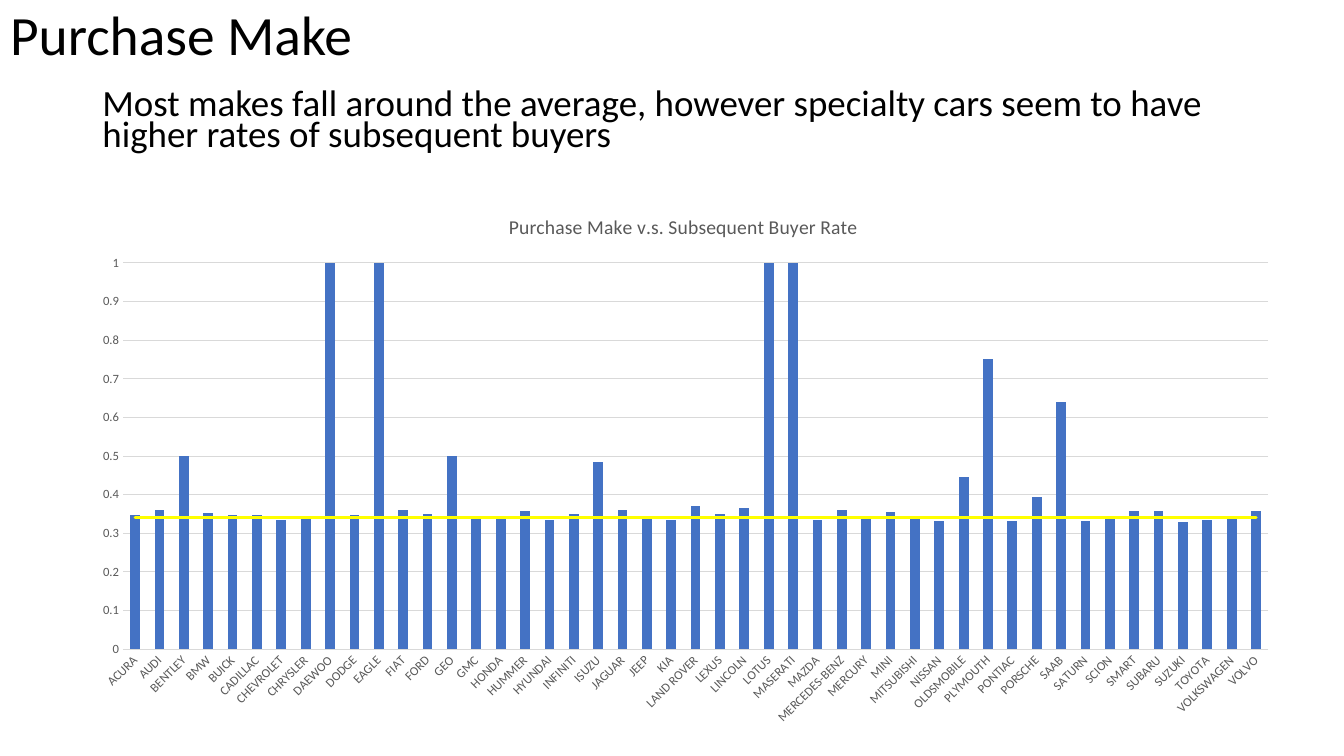
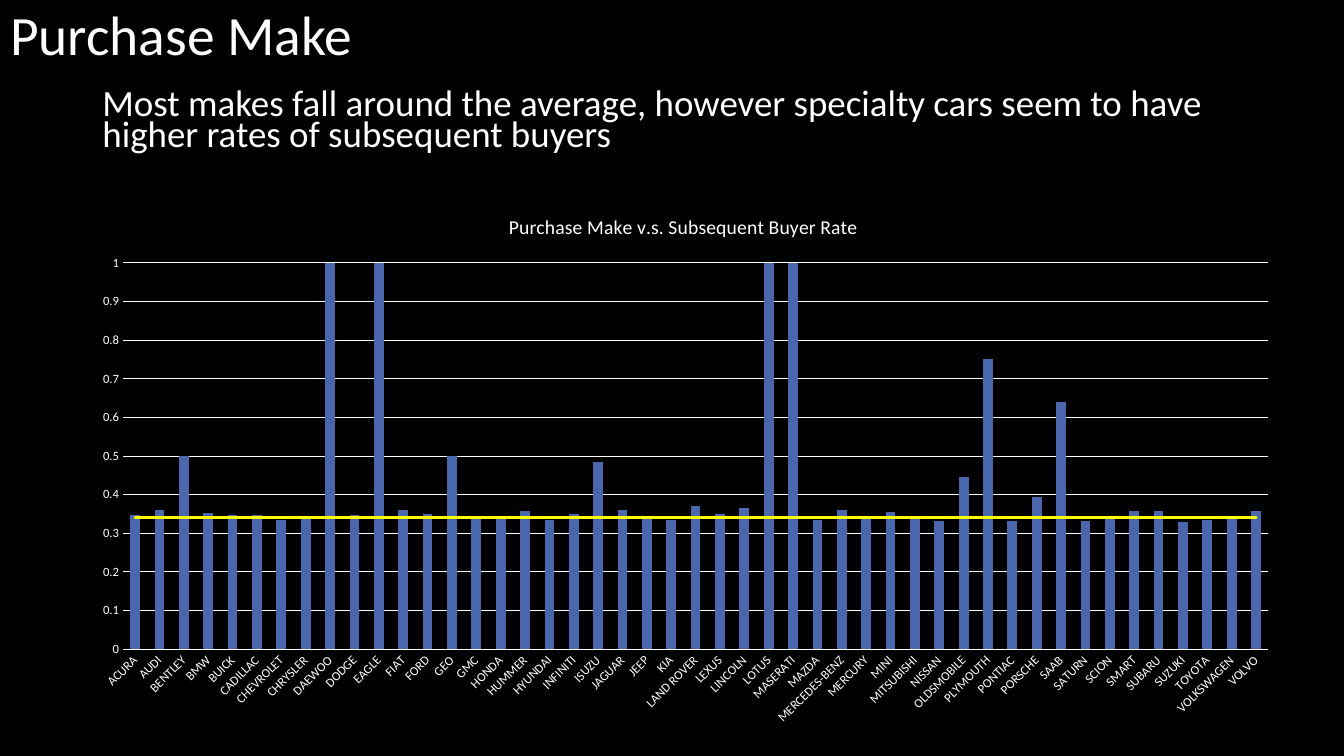
Before and after one commit to Natedogg373/CarMax_Analytics, a slide deck: slide 14 of CarMax Analytics Showcase.pptx. Drawn at 1344x756 pixels with LibreOffice and Linux fonts; fonts in the diff are those of the drawing. Boxes give left, top, right and bottom in pixels: in the first picture for what was removed or moved away, otherwise in the second. Text is boxed around its words. In the diff, an @@ line names an element or a change of style, - is before the commit and + after.

```diff
--- a/CarMax Analytics Showcase.pptx
+++ b/CarMax Analytics Showcase.pptx
@@ background #FFFFFF to #000000 @@
@@ title "Purchase Make" at [10, 16, 352, 56]: text colour #000000 to #FFFFFF @@
@@ text "Most makes fall around the ..." at [102, 90, 1201, 154]: text colour #000000 to #FFFFFF @@
@@ column chart at [79, 195, 1293, 737] @@
@@ colour of Series 1 #4472C4 to #4A66AC @@
@@ category axis changed @@
@@ value axis changed @@
@@ lettering changed @@
```
Also in this commit, not shown: 11 other slides changed, 3 slides added, 3 slides removed.
